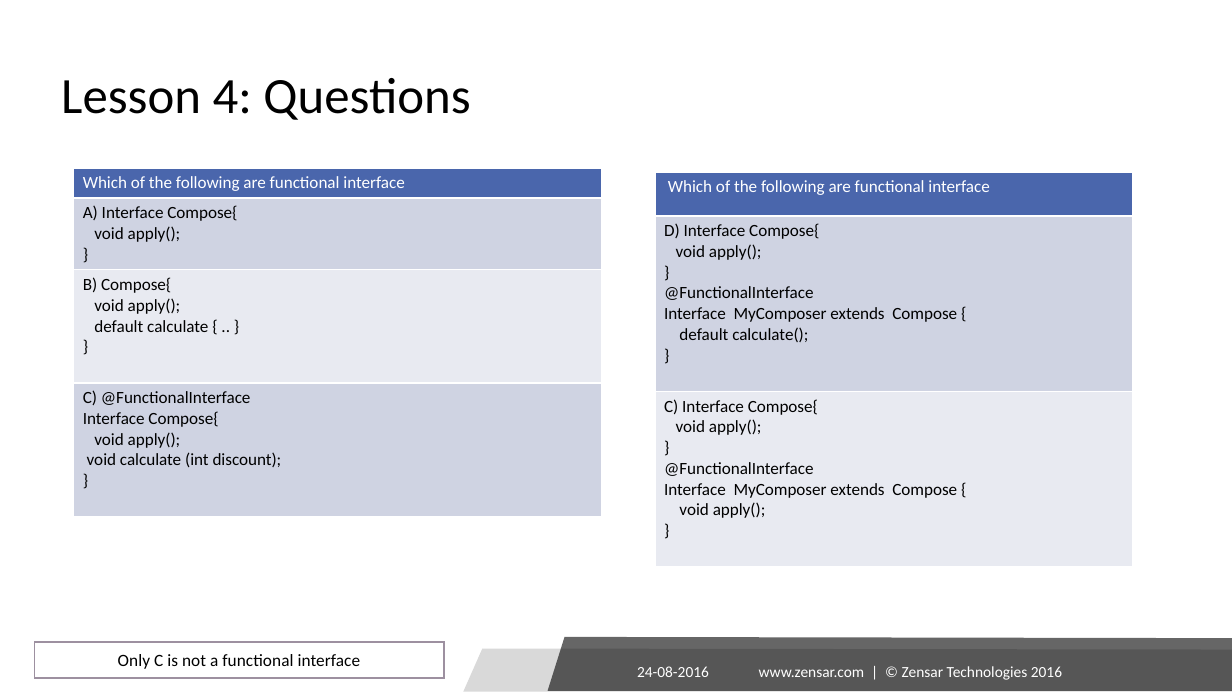
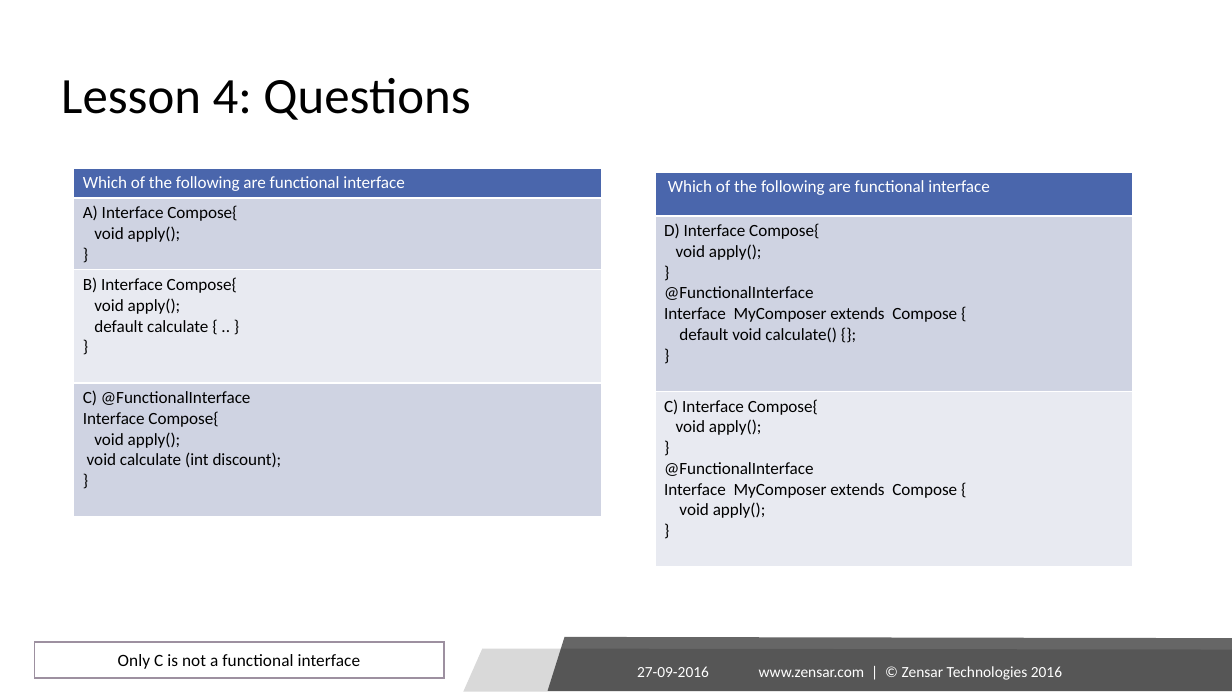
Before and after one commit to rajesh-parab/training, a slide deck: slide 26 of FUNCTIONAL_JAVA/Lambdas/Zensar_Java8_Lambda_Trainings.pptx. Drawn at 1232x693 pixels with LibreOffice and Linux fonts; fonts in the diff are those of the drawing; background and template pictures are left out. Boxes give left, top, right and bottom in pixels: in the first picture for what was removed or moved away, otherwise in the second. Text is boxed around its words. In the diff, an @@ line names an element or a change of style, - is before the commit and + after.

```diff
--- a/FUNCTIONAL_JAVA/Lambdas/Zensar_Java8_Lambda_Trainings.pptx
+++ b/FUNCTIONAL_JAVA/Lambdas/Zensar_Java8_Lambda_Trainings.pptx
@@ table at [74,168,602,516] @@
-row 3, column 1: B) Compose{ / void apply(); / default calculate { .. } / }
+row 3, column 1: B) Interface Compose{ / void apply(); / default calculate { .. } / }
@@ table at [655,172,1133,568] @@
-row 2, column 1: D) Interface Compose{ / void apply(); / } / @FunctionalInterface / Interface MyComposer extends Compose { / default calculate(); / }
+row 2, column 1: D) Interface Compose{ / void apply(); / } / @FunctionalInterface / Interface MyComposer extends Compose { / default void calculate() {}; / }
@@ text at [637,666,709,677]: text changed @@
-24-08-2016
+27-09-2016
```
Also in this commit, not shown: 46 other slides changed, 3 slides added, 11 other files.
